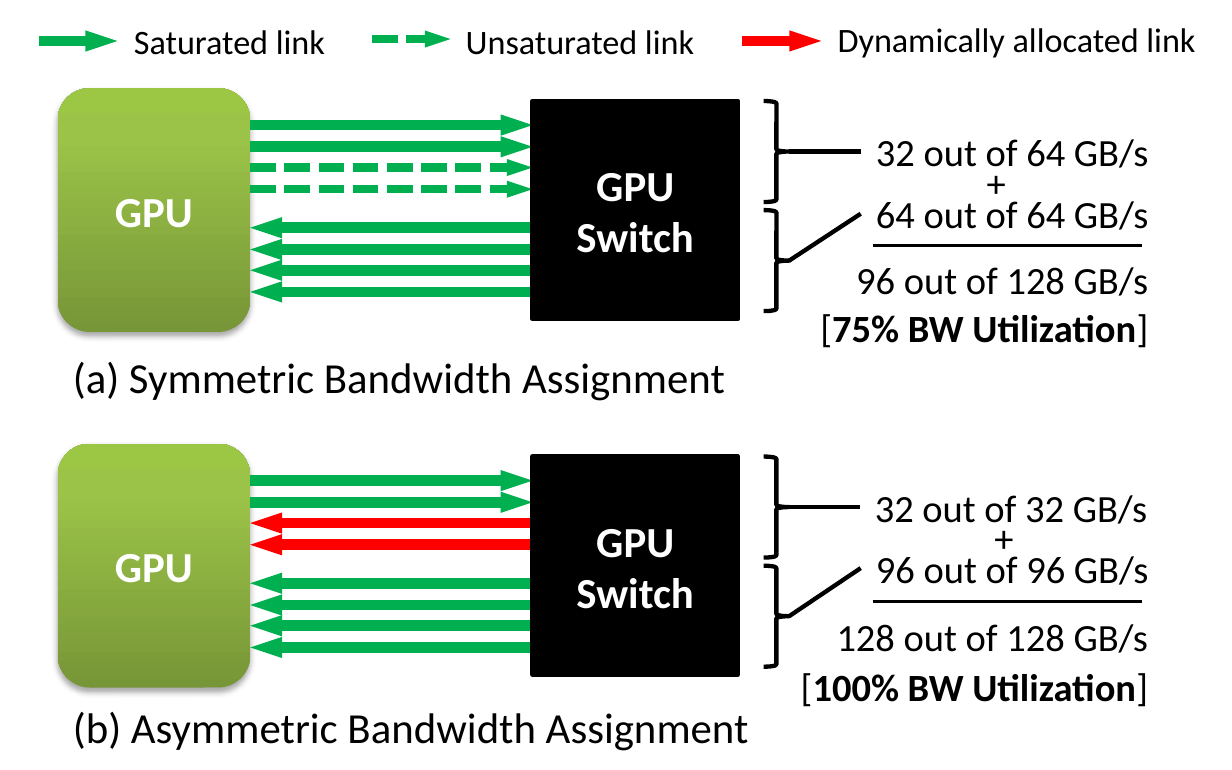
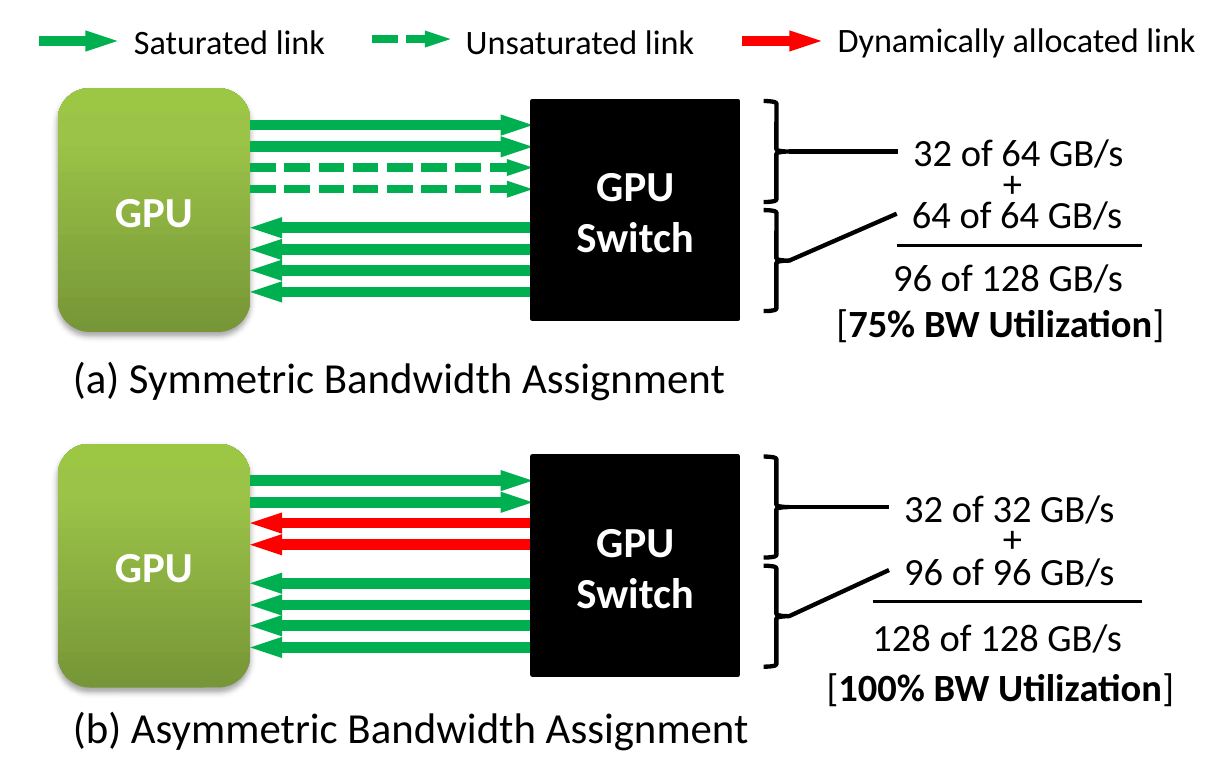
Before and after one commit to dnellans/2017-MICRO, a slide deck: slide 1 of figures/link_assignment.pptx. Drawn at 1232x770 pixels with LibreOffice and Linux fonts; fonts in the diff are those of the drawing. Boxes give left, top, right and bottom in pixels: in the first picture for what was removed or moved away, otherwise in the second. Text is boxed around its words. In the diff, an @@ line names an element or a change of style, - is before the commit and + after.

```diff
--- a/figures/link_assignment.pptx
+++ b/figures/link_assignment.pptx
@@ text at box(913, 139, 1123, 168): text changed @@
-32 out of 64 GB/s
+32 of 64 GB/s
@@ line moved from (788, 151) - (861, 151) to (788, 151) - (898, 151) @@
@@ text "+": place and size @@
-text "+" at box(972, 151, 1023, 213)
+text "+" at box(987, 151, 1038, 213)
@@ text at box(912, 201, 1122, 230): text changed @@
-64 out of 64 GB/s
+64 of 64 GB/s
@@ line moved from (788, 260) - (861, 214) to (788, 260) - (896, 214) @@
@@ text at box(893, 264, 1123, 293): text changed @@
-96 out of 128 GB/s
+96 of 128 GB/s
@@ line moved from (873, 245) - (1143, 245) to (896, 245) - (1143, 245) @@
@@ text "[75% BW Utilization]": place and size @@
-text "[75% BW Utilization]" at box(820, 314, 1148, 348)
+text "[75% BW Utilization]" at box(836, 309, 1165, 343)
@@ line moved from (788, 507) - (859, 507) to (788, 507) - (889, 507) @@
@@ text at box(904, 495, 1114, 524): text changed @@
-32 out of 32 GB/s
+32 of 32 GB/s
@@ text "+": place and size @@
-text "+" at box(979, 507, 1030, 568)
+text "+" at box(987, 507, 1038, 568)
@@ text at box(904, 558, 1114, 587): text changed @@
-96 out of 96 GB/s
+96 of 96 GB/s
@@ line moved from (788, 616) - (861, 568) to (788, 616) - (889, 570) @@
@@ text at box(872, 624, 1121, 653): text changed @@
-128 out of 128 GB/s
+128 of 128 GB/s
@@ text "[100% BW Utilization]": place and size @@
-text "[100% BW Utilization]" at box(801, 673, 1148, 707)
+text "[100% BW Utilization]" at box(827, 673, 1174, 707)
```
Also in this commit, not shown: 1 other file.
